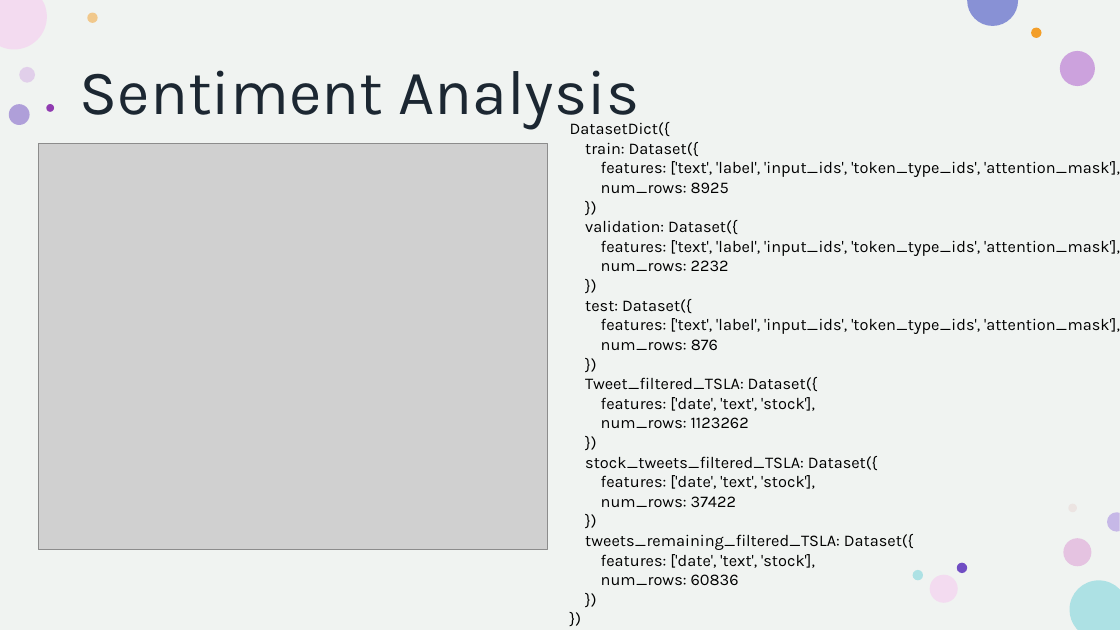
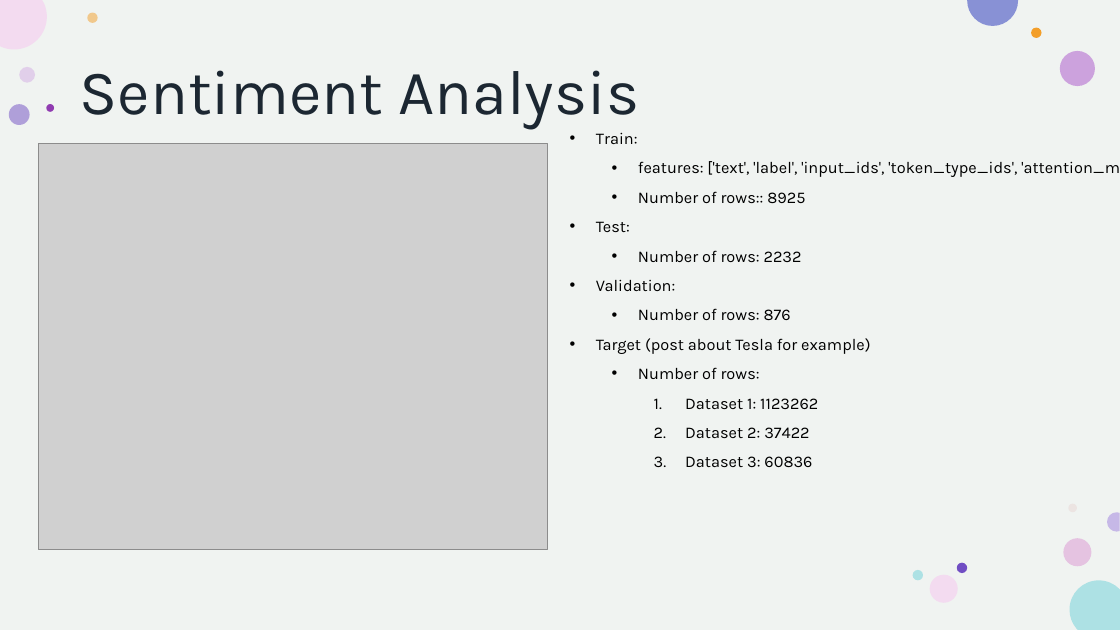
Before and after one commit to howie-zeng/Analyzing-Retail-Sentiment-and-Detecting-Trading-Signals, a slide deck: slide 6 of Presentation.pptx. Drawn at 1120x630 pixels with LibreOffice and Linux fonts; fonts in the diff are those of the drawing; grey boxes stand for pictures. Boxes give left, top, right and bottom in pixels: in the first picture for what was removed or moved away, otherwise in the second. Text is boxed around its words. In the diff, an @@ line names an element or a change of style, - is before the commit and + after.

```diff
--- a/Presentation.pptx
+++ b/Presentation.pptx
@@ text at box(596, 132, 1120, 467): text changed @@
-DatasetDict({
-train: Dataset({
-features: ['text', 'label', 'input_ids', 'token_type_ids', 'attention_mask'],
-num_rows: 8925
-})
-validation: Dataset({
-features: ['text', 'label', 'input_ids', 'token_type_ids', 'attention_mask'],
-num_rows: 2232
-})
-test: Dataset({
-features: ['text', 'label', 'input_ids', 'token_type_ids', 'attention_mask'],
-num_rows: 876
-})
-Tweet_filtered_TSLA: Dataset({
-features: ['date', 'text', 'stock'],
-num_rows: 1123262
-})
-stock_tweets_filtered_TSLA: Dataset({
-features: ['date', 'text', 'stock'],
-num_rows: 37422
-})
-tweets_remaining_filtered_TSLA: Dataset({
-features: ['date', 'text', 'stock'],
-num_rows: 60836
-})
-})
+• Train:
+  • features: ['text', 'label', 'input_ids', 'token_type_ids', 'attention_mask’],
+  • Number of rows:: 8925
+• Test:
+  • Number of rows: 2232
+• Validation:
+  • Number of rows: 876
+• Target (post about Tesla for example)
+  • Number of rows:
+    1. Dataset 1: 1123262
+    2. Dataset 2: 37422
+    3. Dataset 3: 60836
```
Also in this commit, not shown: 8 other slides changed, 1 slide removed.
